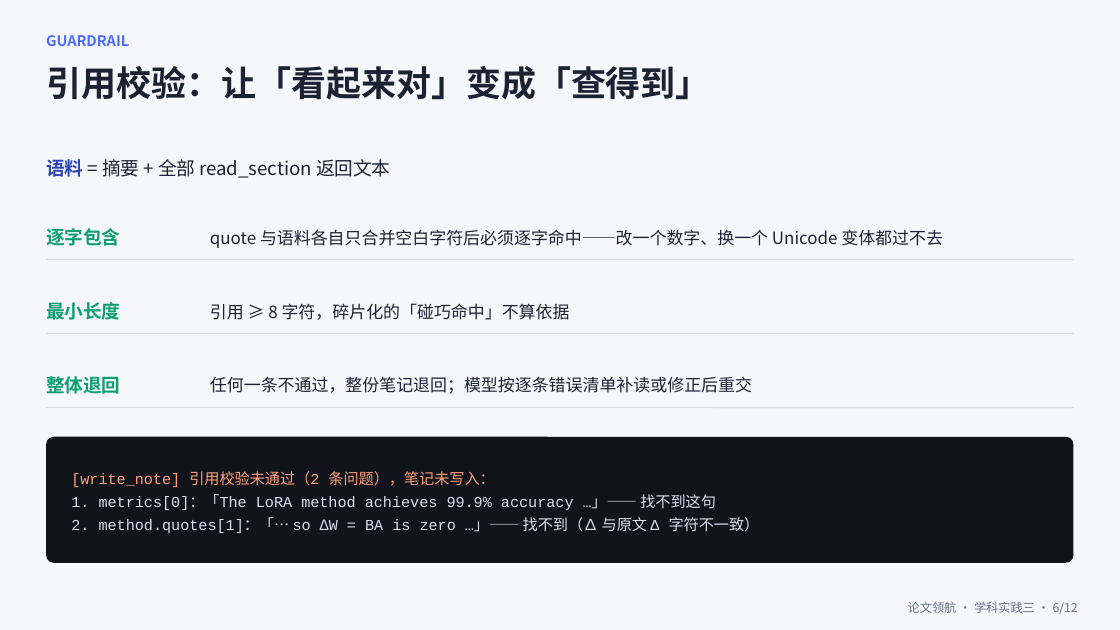
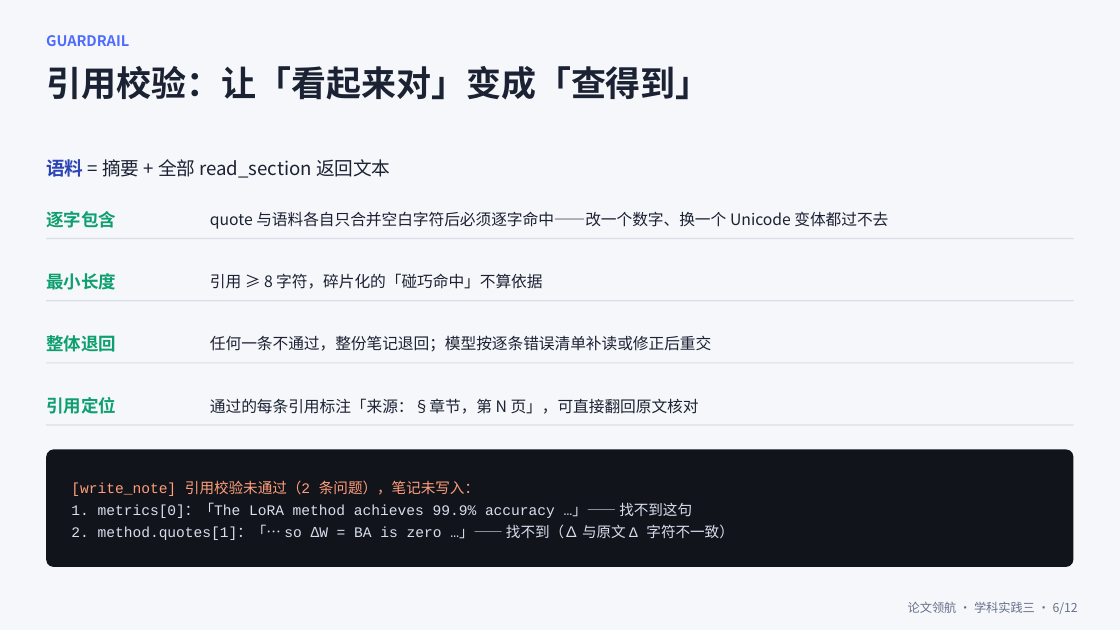
Before and after one commit to fjx0428/paper-navigator, a slide deck: slide 6 of docs/答辩PPT.pptx. Drawn at 1120x630 pixels with LibreOffice and Linux fonts; fonts in the diff are those of the drawing. Boxes give left, top, right and bottom in pixels: in the first picture for what was removed or moved away, otherwise in the second. Text is boxed around its words. In the diff, an @@ line names an element or a change of style, - is before the commit and + after.

```diff
--- a/docs/答辩PPT.pptx
+++ b/docs/答辩PPT.pptx
@@ text "逐字包含": place and size @@
-text "逐字包含" at (46, 228, 120, 246)
+text "逐字包含" at (46, 211, 116, 228)
@@ text "quote 与语料各自只合并空白字符后必须逐字命中——改一个数字、换一个 Unicode 变体都过不去": place and size @@
-text "quote 与语料各自只合并空白字符后必须逐字命中——改一个数字、换一个 Unicode 变体都过不去" at (210, 229, 943, 248)
+text "quote 与语料各自只合并空白字符后必须逐字命中——改一个数字、换一个 Unicode 变体都过不去" at (210, 211, 888, 229)
@@ line moved from (46, 260) - (1074, 260) to (46, 239) - (1074, 239) @@
@@ text "最小长度": place and size @@
-text "最小长度" at (46, 302, 120, 320)
+text "最小长度" at (46, 273, 116, 290)
@@ text "引用 ≥ 8 字符，碎片化的「碰巧命中」不算依据": place and size @@
-text "引用 ≥ 8 字符，碎片化的「碰巧命中」不算依据" at (210, 303, 570, 320)
+text "引用 ≥ 8 字符，碎片化的「碰巧命中」不算依据" at (210, 273, 542, 289)
@@ size 16 to 15 pt in 3 elements at (46, 211, 116, 228), (46, 273, 116, 290), (46, 335, 116, 352) @@
@@ text "整体退回": place and size @@
-text "整体退回" at (46, 376, 120, 394)
+text "整体退回" at (46, 335, 116, 352)
@@ line moved from (46, 334) - (1074, 334) to (46, 301) - (1074, 301) @@
@@ size 14.5 to 13.5 pt in 3 elements at (210, 211, 888, 229), (210, 273, 542, 289), (210, 335, 711, 352) @@
@@ text "任何一条不通过，整份笔记退回；模型按逐条错误清单补读或修正后重交": place and size @@
-text "任何一条不通过，整份笔记退回；模型按逐条错误清单补读或修正后重交" at (210, 376, 752, 394)
+text "任何一条不通过，整份笔记退回；模型按逐条错误清单补读或修正后重交" at (210, 335, 711, 352)
@@ line moved from (46, 408) - (1074, 408) to (46, 363) - (1074, 363) @@
@@ text added at (46, 397, 116, 414), 15 pt, text #0E9F6E, bold @@
+引用定位
@@ text added at (210, 398, 699, 414), 13.5 pt, text #1B2233 @@
+通过的每条引用标注「来源：§章节，第 N 页」，可直接翻回原文核对
@@ line added from (46, 425) to (1074, 425), #D9DEE8 1 pt @@
@@ rounded rectangle: place and size @@
-rounded rectangle at (46, 437, 1074, 563)
+rounded rectangle at (46, 450, 1074, 567)
@@ rounded rectangle at (46, 450, 1074, 567): proportions changed @@
@@ text "[write_note] 引用校验未通过（2 条问题），笔记未写入：": place and size @@
-text "[write_note] 引用校验未通过（2 条问题），笔记未写入：" at (71, 471, 760, 533)
+text "[write_note] 引用校验未通过（2 条问题），笔记未写入：" at (71, 480, 733, 540)
@@ text "[write_note] 引用校验未通过（2 条问题），笔记未写入：" at (71, 480, 733, 540): size 13 to 12.5 pt @@
```
Also in this commit, not shown: 4 other slides changed, 3 other files.
